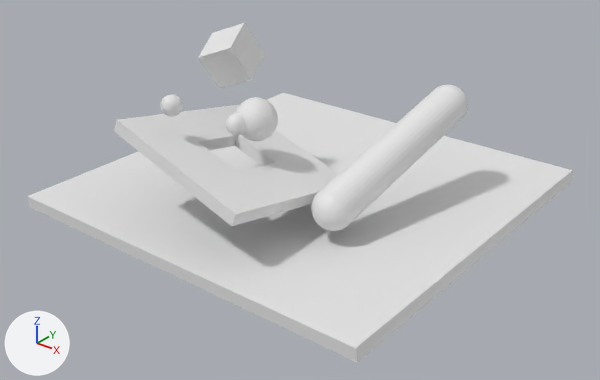
What one commit did to the Blender file tests/scenes/physics.blend.
Camera for both pictures: a 50 mm lens placed at (23.8, -30.6, 18.7), pointed at (0.6, -1.6, 0.7). The axes (+X, +Y, +Z) are drawn at lower left. The lights are the same throughout. The picture after the commit comes second.
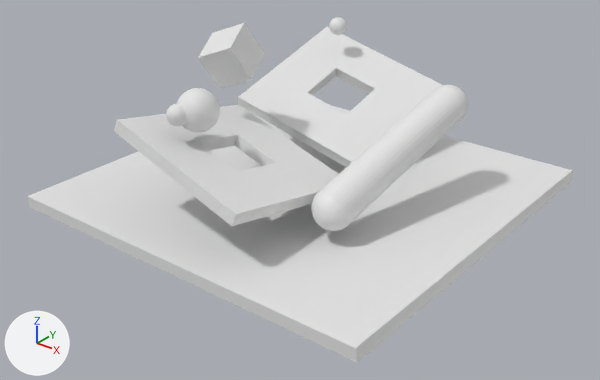
Where the change shows, as pixel boxes (x1, y1, x2, y2) in the pictures (600 x 380 px):
```json
{"object": "Cube.002", "change": "added", "after": [238, 27, 442, 167]}
{"object": "Sphere", "change": "moved", "before": [235, 97, 278, 141], "after": [176, 88, 220, 132]}
{"object": "Sphere.002", "change": "moved", "before": [226, 113, 246, 135], "after": [166, 104, 186, 126]}
{"object": "Sphere.003", "change": "moved", "before": [160, 94, 183, 117], "after": [329, 17, 347, 35]}
```

Edits to the scene script, one JSON object a line:
```json
{"op": "set", "path": "ob_sphere.location", "old": "(0.0, -4.0, 5.0)", "new": "(-1.86, -5.84, 5.55)"}
{"op": "set", "path": "ob_sphere_003.location", "old": "(-2.53, -6.77, 5.88)", "new": "(-3.34, 6.79, 6.55)"}
{"op": "add", "block": "ob_cube_002", "code": ["ob_cube_002 = bpy.data.objects.new('Cube.002', me_cube_001.copy())  # the mesh of ob_cube_001", "ob_cube_002.location = (-1.64, 4.87, 3.4)", "ob_cube_002.rotation_euler = (0.306, 0.264, 0.0561)  # degrees (18, 15, 3.2)"]}
```
